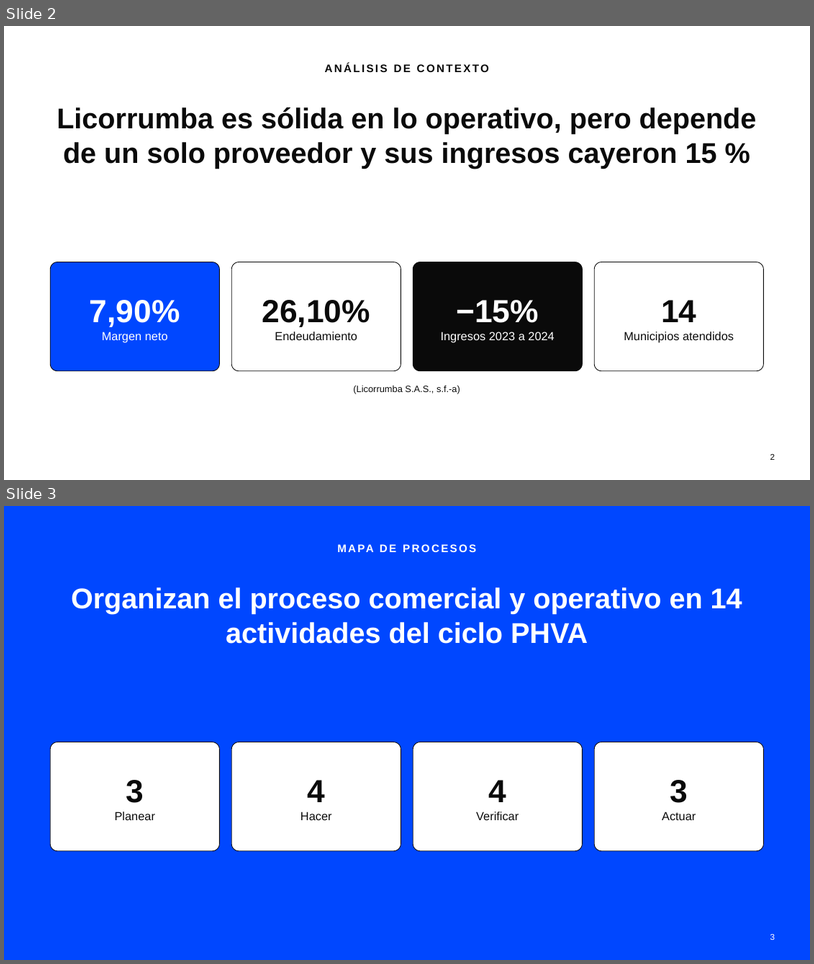
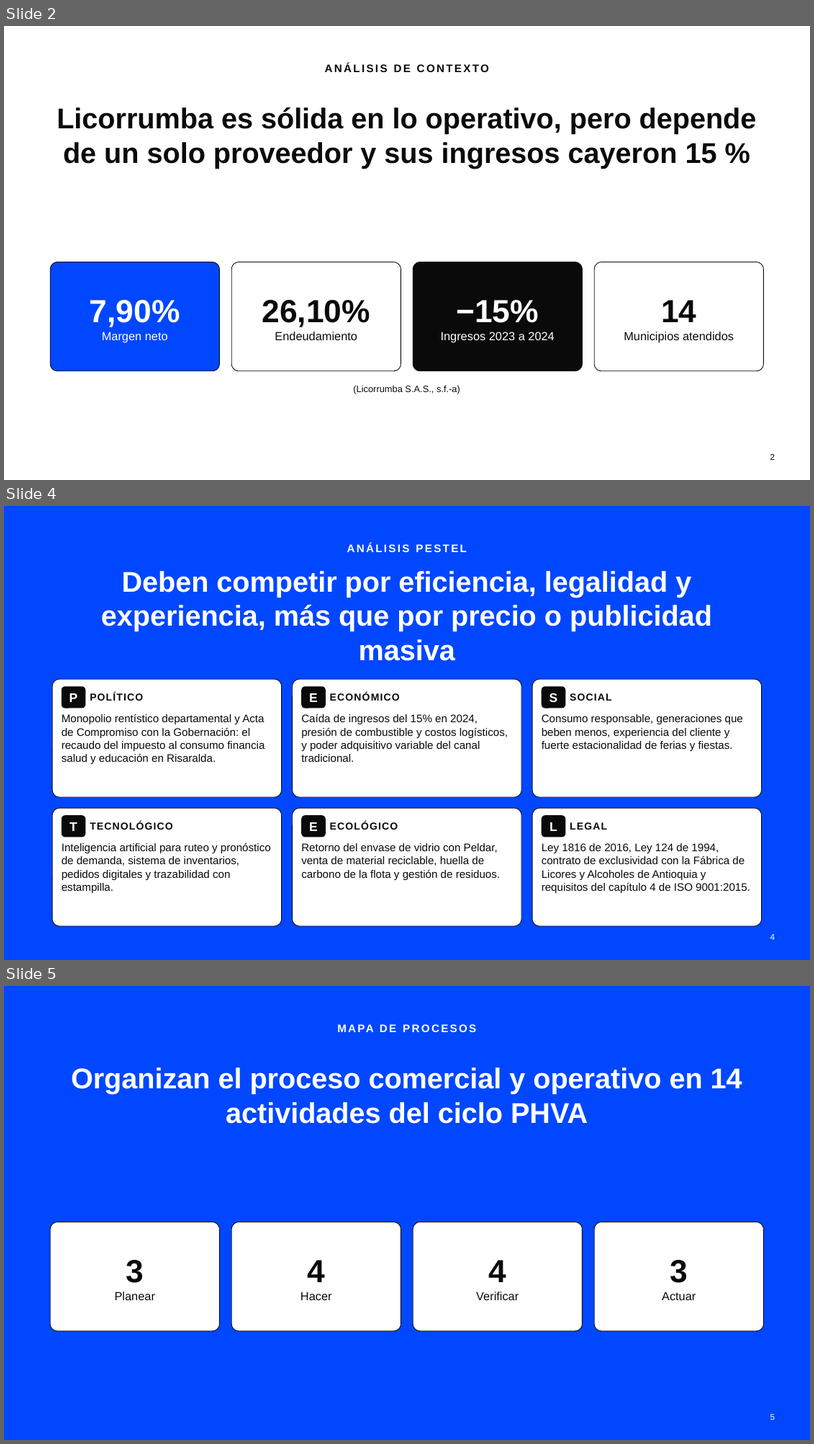
Before and after one commit to 4cceleration/licorumba, a slide deck: presentacion/Licorrumba-presentacion.pptx. Shown one above the other, each under a label of ours: slides 2 and 3 before the commit, slides 2, 4 and 5 after it; the slides between them are not shown. The pictures are 814x964 and 814x1444 pixels, drawn with LibreOffice and Linux fonts; fonts in the diff are those of the drawing. Boxes give left, top, right and bottom in pixels: in the first picture for what was removed or moved away, otherwise in the second. Text is boxed around its words. In the diff, an @@ line names an element or a change of style, - is before the commit and + after.

```diff
--- a/presentacion/Licorrumba-presentacion.pptx
+++ b/presentacion/Licorrumba-presentacion.pptx
@@ slide 4 added at box(4, 506, 810, 960), background #0047FF @@
@@ text added at box(347, 543, 467, 552), 13 pt, text #FFFFFF, bold @@
+ANÁLISIS PESTEL
@@ title added at box(101, 571, 712, 661), 34 pt, text #FFFFFF, bold @@
+Deben competir por eficiencia, legalidad y experiencia, más que por precio o publicidad masiva
@@ rounded rectangle added at box(52, 679, 282, 797), fill #FFFFFF, outline #0A0A0A 0.75 pt @@
@@ rounded rectangle added at box(62, 686, 85, 708), fill #0A0A0A, 15 pt, text #FFFFFF, bold @@
+P
@@ text added at box(90, 692, 143, 700), 12 pt, text #0A0A0A, bold @@
+POLÍTICO
@@ rounded rectangle added at box(293, 679, 522, 797), fill #FFFFFF, outline #0A0A0A 0.75 pt @@
@@ rounded rectangle added at box(301, 686, 326, 708), fill #0A0A0A, 15 pt, text #FFFFFF, bold @@
+E
@@ text added at box(330, 692, 400, 700), 12 pt, text #0A0A0A, bold @@
+ECONÓMICO
@@ rounded rectangle added at box(532, 679, 762, 797), fill #FFFFFF, outline #0A0A0A 0.75 pt @@
@@ rounded rectangle added at box(542, 686, 566, 708), fill #0A0A0A, 15 pt, text #FFFFFF, bold @@
+S
@@ text added at box(570, 693, 612, 700), 12 pt, text #0A0A0A, bold @@
+SOCIAL
@@ text added at box(62, 714, 265, 764), 13 pt, text #0A0A0A @@
+Monopolio rentístico departamental y Acta de Compromiso con la Gobernación: el recaudo del impuesto al consumo financia salud y educación en Risaralda.
@@ text added at box(301, 714, 508, 762), 13 pt, text #0A0A0A @@
+Caída de ingresos del 15% en 2024, presión de combustible y costos logísticos, y poder adquisitivo variable del canal tradicional.
@@ text added at box(542, 714, 743, 751), 13 pt, text #0A0A0A @@
+Consumo responsable, generaciones que beben menos, experiencia del cliente y fuerte estacionalidad de ferias y fiestas.
@@ rounded rectangle added at box(52, 808, 282, 926), fill #FFFFFF, outline #0A0A0A 0.75 pt @@
@@ rounded rectangle added at box(293, 808, 522, 926), fill #FFFFFF, outline #0A0A0A 0.75 pt @@
@@ rounded rectangle added at box(532, 808, 762, 926), fill #FFFFFF, outline #0A0A0A 0.75 pt @@
@@ rounded rectangle added at box(62, 815, 85, 837), fill #0A0A0A, 15 pt, text #FFFFFF, bold @@
+T
@@ text added at box(90, 821, 173, 829), 12 pt, text #0A0A0A, bold @@
+TECNOLÓGICO
@@ rounded rectangle added at box(301, 815, 326, 837), fill #0A0A0A, 15 pt, text #FFFFFF, bold @@
+E
@@ text added at box(330, 821, 399, 829), 12 pt, text #0A0A0A, bold @@
+ECOLÓGICO
@@ rounded rectangle added at box(542, 815, 566, 837), fill #0A0A0A, 15 pt, text #FFFFFF, bold @@
+L
@@ text added at box(570, 822, 607, 829), 12 pt, text #0A0A0A, bold @@
+LEGAL
@@ text added at box(62, 842, 271, 893), 13 pt, text #0A0A0A @@
+Inteligencia artificial para ruteo y pronóstico de demanda, sistema de inventarios, pedidos digitales y trazabilidad con estampilla.
@@ text added at box(301, 843, 500, 880), 13 pt, text #0A0A0A @@
+Retorno del envase de vidrio con Peldar, venta de material reciclable, huella de carbono de la flota y gestión de residuos.
@@ text added at box(542, 843, 751, 893), 13 pt, text #0A0A0A @@
+Ley 1816 de 2016, Ley 124 de 1994, contrato de exclusividad con la Fábrica de Licores y Alcoholes de Antioquia y requisitos del capítulo 4 de ISO 9001:2015.
@@ page number added at box(771, 934, 775, 939), 10 pt, text #FFFFFF @@
+4
@@ what was slide 3 is now slide 5 @@
@@ page number at box(771, 1414, 775, 1419): text changed @@
-3
+5
```
Also in this commit, not shown: 1 slide changed, 1 other slide added, 2 other files.
